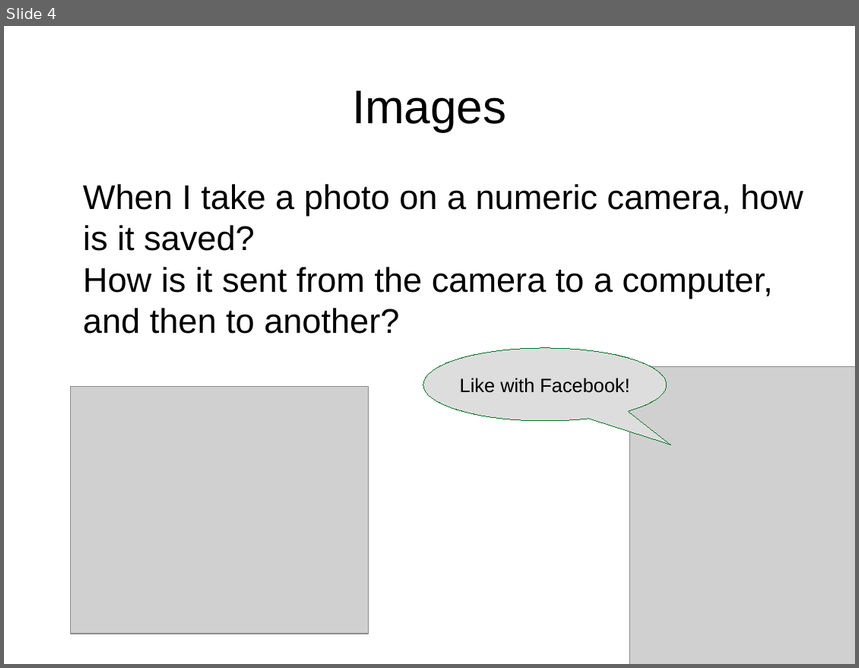
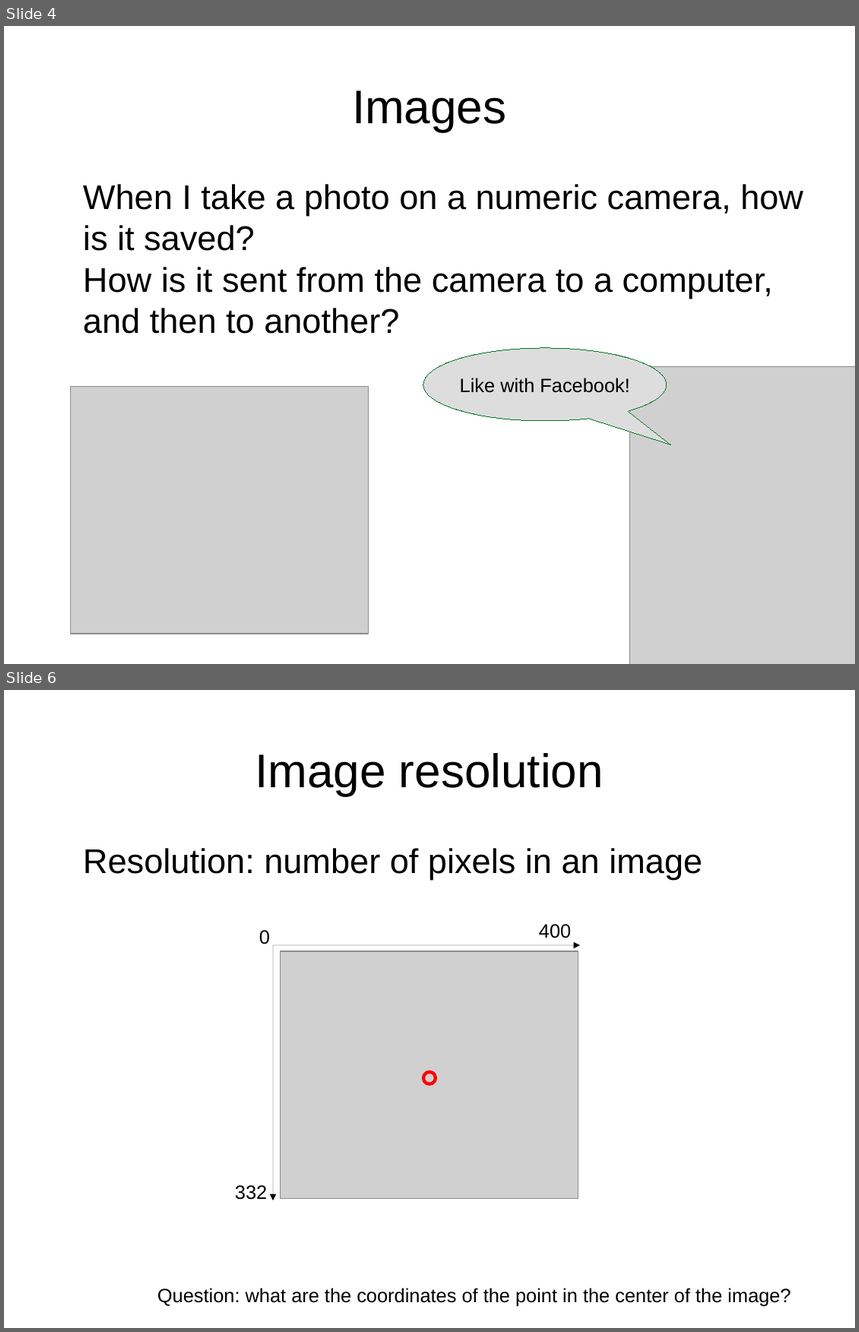
Before and after one commit to maivincent/MISE_presentations, a slide deck: 4_ComputerScience__for_Robotics.odp. Shown one above the other, each under a label of ours: slide 4 before the commit, slides 4 and 6 after it; the slides between them are not shown. The pictures are 859x668 and 859x1332 pixels, drawn with LibreOffice and Linux fonts; fonts in the diff are those of the drawing; grey boxes stand for pictures. Boxes give left, top, right and bottom in pixels: in the first picture for what was removed or moved away, otherwise in the second. Text is boxed around its words. In the diff, an @@ line names an element or a change of style, - is before the commit and + after.

```diff
--- a/4_ComputerScience__for_Robotics.odp
+++ b/4_ComputerScience__for_Robotics.odp
@@ slide 6 added at (4, 690, 855, 1328), background #FFFFFF @@
@@ title added at (255, 753, 604, 796), 44 pt, text #000000 @@
+Image resolution
@@ text added at (83, 848, 702, 880), 32 pt, text #000000 @@
+Resolution: number of pixels in an image
@@ text added at (259, 930, 270, 945), 18 pt, text #000000 @@
+0
@@ text added at (539, 924, 571, 939), 18 pt, text #000000 @@
+400
@@ arrow added from (273, 945) to (580, 945), #000000 0 pt @@
@@ arrow added from (273, 945) to (273, 1201), #000000 0 pt @@
@@ picture added at (281, 952, 579, 1199) @@
@@ ellipse added at (424, 1072, 436, 1084), outline #FF0000 3 pt @@
@@ text added at (235, 1186, 267, 1200), 18 pt, text #000000 @@
+332
@@ text added at (158, 1288, 791, 1306), 18 pt, text #000000 @@
+Question: what are the coordinates of the point in the center of the image?
```
Also in this commit, not shown: 1 slide changed, 1 other slide added, 1 other file.
